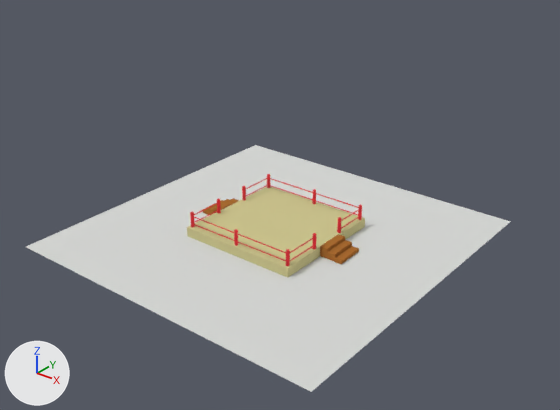
Before and after pictures for a commit that changed the Blender file blender/Arena.blend.
Rendered twice from a 50 mm camera at (20.2, -24.9, 17.0) aimed at (0.2, 0.1, 1.4). The lights are fixed; the arrows at lower left show +X, +Y and +Z.
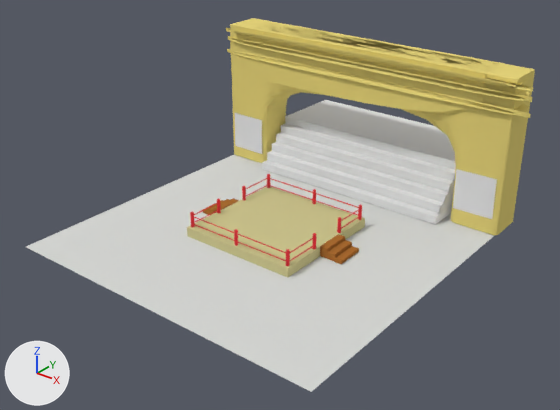
Boxes (x1, y1, x2, y2) around the edits, measured in the pictures (560 x 410 px):
'Cube', added (yellow): after (226, 18, 535, 235)
'Cube.001', added: after (262, 100, 456, 224)
'Plane.002', added: after (453, 169, 497, 219)
'Plane.001', added: after (235, 113, 262, 154)

What changed in the scene script:
```text
Add mat_ninja:
    mat_ninja = diffuse_material('ninja')
    mat_ninja.base_color = (0.8, 0.8, 0.8)  # white #e7e7e7
Add mat_pirate_001:
    mat_pirate_001 = diffuse_material('Pirate.001')
    mat_pirate_001.base_color = (0.8, 0.8, 0.8)  # white #e7e7e7
Add mat_pierre_jaune:
    mat_pierre_jaune = diffuse_material('Pierre Jaune')
    mat_pierre_jaune.base_color = (0.8, 0.664, 0.196)  # yellow #e7d57a
Add me_plane_002:
    me_plane_002.from_pydata([(1.0, -1.0, 0.0), (-1.0, -1.0, 0.0), (1.0, 1.0, 0.0), (-1.0, 1.0, 0.0)], [], [(2, 3, 1, 0)])
    me_plane_002.materials.append(mat_ninja)  # white #e7e7e7
Add me_plane_004:
    me_plane_004.from_pydata([(1.07, 1.2, 0.11), (1.03, -0.8, 0.11), (-0.93, 1.24, 0.11), (-0.97, -0.76, 0.1)], [], [(2, 3, 1, 0)])
    me_plane_004.materials.append(mat_pirate_001)  # white #e7e7e7
Add me_cube_001:
    me_cube_001.from_pydata(...)  # 240 vertices, 213 faces; spans x -3.8..13.5, y -1.2..1.4, z -2.7..4.8
    me_cube_001.materials.append(mat_pierre_jaune)  # yellow #e7d57a
Add me_cube_002:
    me_cube_002.from_pydata(...)  # 91 vertices, 59 faces, 2 loose edges; spans x -5.24..5.47, y -2.13..3.75, z -1.0..1.58
Add ob_plane_001:
    ob_plane_001 = bpy.data.objects.new('Plane.001', me_plane_002)
    ob_plane_001.location = (-6.77, 6.0, 1.57)
    ob_plane_001.rotation_euler = (4.71, 3.146, 0.0)  # degrees (270, 180, 0)
Add ob_plane_002:
    ob_plane_002 = bpy.data.objects.new('Plane.002', me_plane_004)
    ob_plane_002.location = (6.96, 6.0, 1.54)
    ob_plane_002.rotation_euler = (4.71, 3.146, 0.0)  # degrees (270, 180, 0)
Add ob_cube:
    ob_cube = bpy.data.objects.new('Cube', me_cube_001)
    ob_cube.location = (-4.42, 6.82, 2.68)
    _m = ob_cube.modifiers.new('Subsurf', 'SUBSURF')
    _m.levels = 3
Add ob_cube_001:
    ob_cube_001 = bpy.data.objects.new('Cube.001', me_cube_002)
    ob_cube_001.location = (-0.02, 7.52, 0.93)
```
